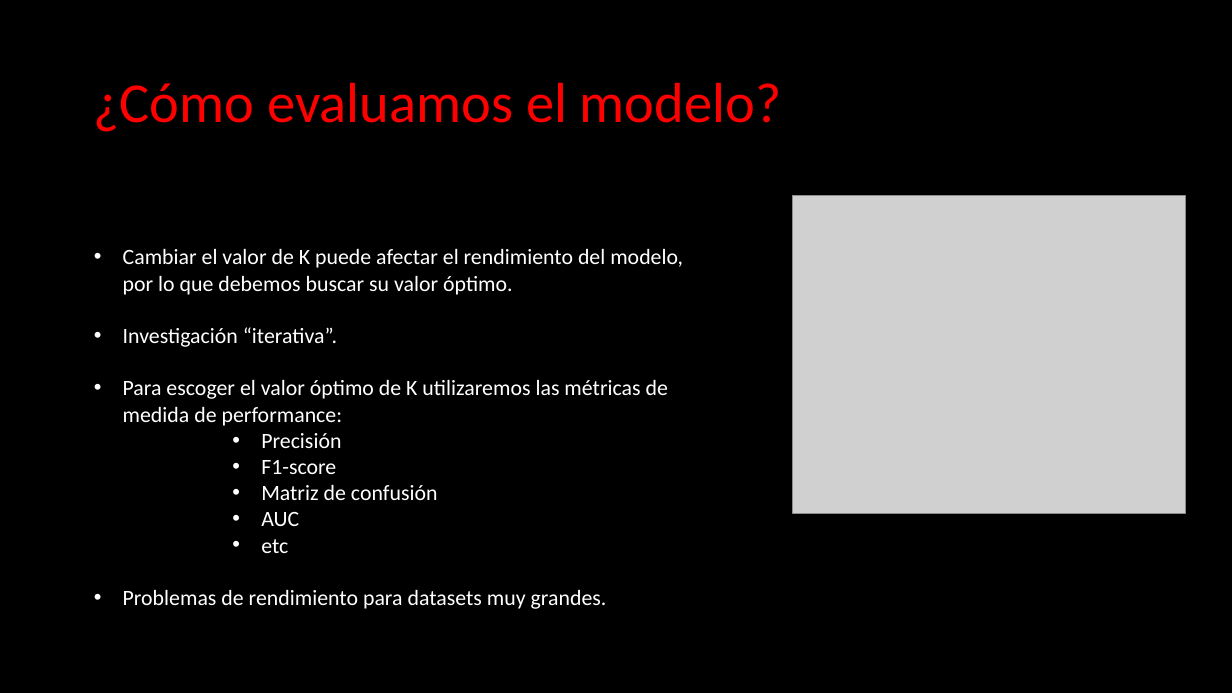
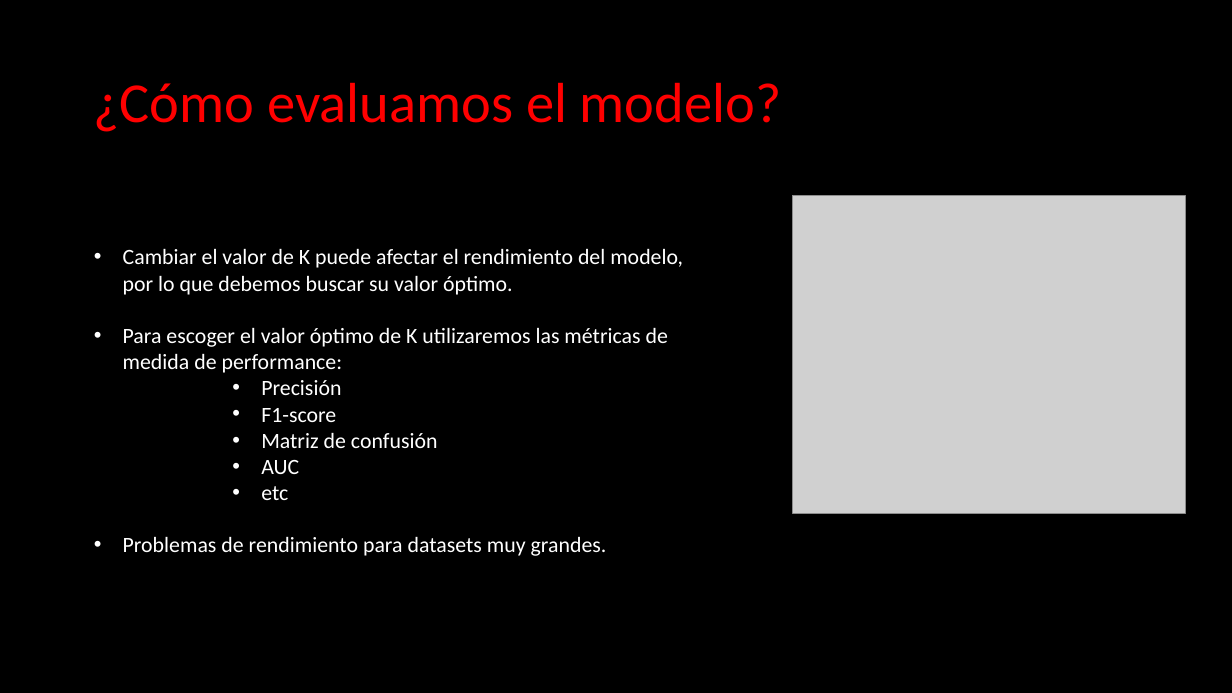
Before and after one commit to CarlosDiazGirol/thebridgedsftsep20, a slide deck: slide 7 of 3-Machine Learning/1-Supervisado/KNN/Machine Learning - KNN.pptx. Drawn at 1232x693 pixels with LibreOffice and Linux fonts; fonts in the diff are those of the drawing; grey boxes stand for pictures. Boxes give left, top, right and bottom in pixels: in the first picture for what was removed or moved away, otherwise in the second. Text is boxed around its words. In the diff, an @@ line names an element or a change of style, - is before the commit and + after.

```diff
--- a/3-Machine Learning/1-Supervisado/KNN/Machine Learning - KNN.pptx
+++ b/3-Machine Learning/1-Supervisado/KNN/Machine Learning - KNN.pptx
@@ text at (123, 327, 337, 347): paragraph removed @@
-• Investigación “iterativa”.
```
Also in this commit, not shown: 2 other slides changed, 1 other file.
